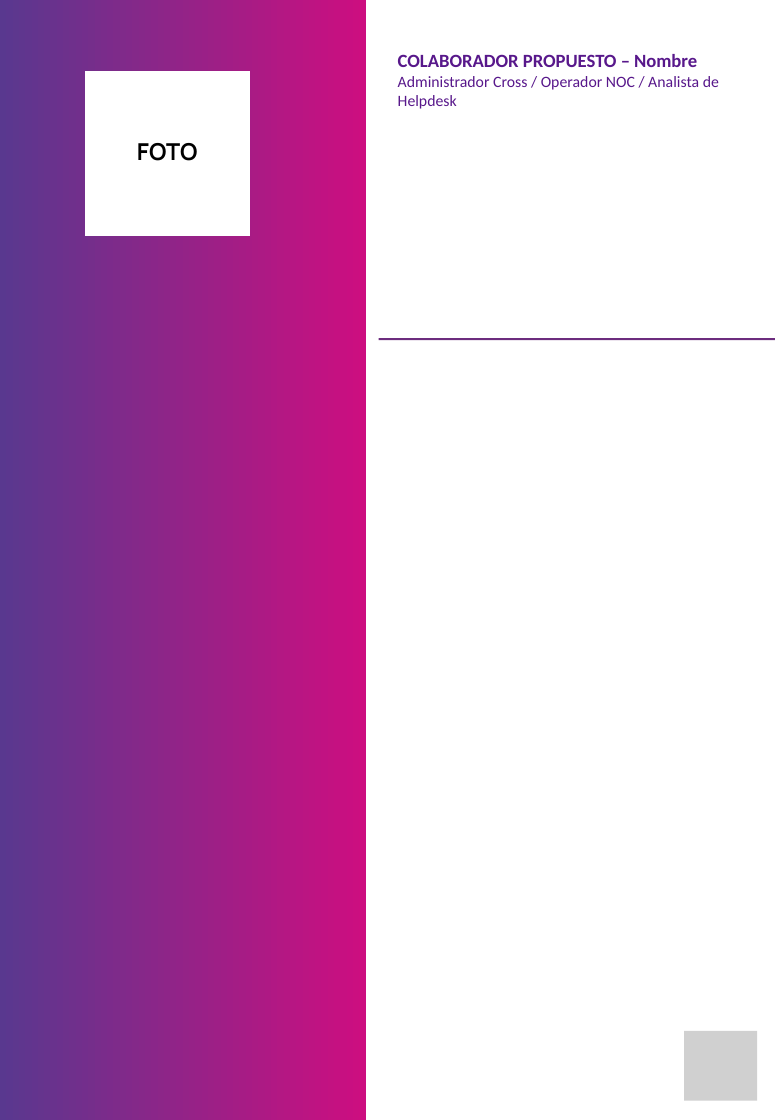
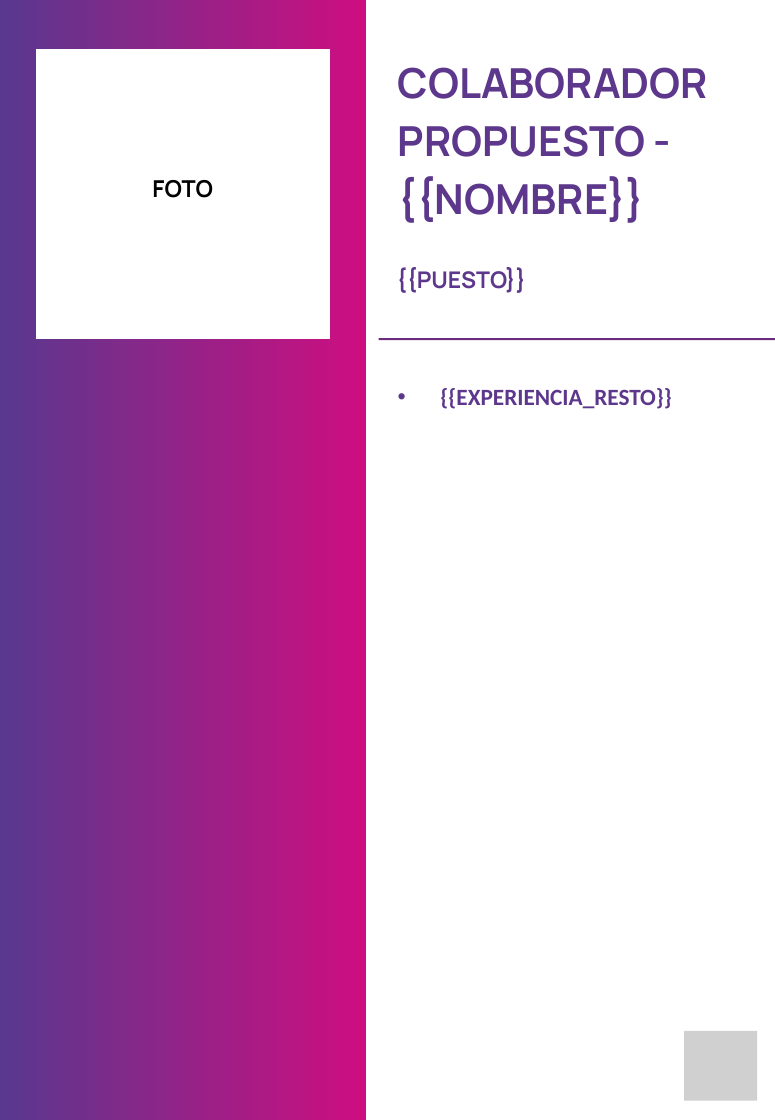
Before and after one commit to gabycanepa/horizon-cv-transformer, a slide deck: slide 2 of CV HORIZON-MODELO 2.pptx. Drawn at 775x1120 pixels with LibreOffice and Linux fonts; fonts in the diff are those of the drawing; grey boxes stand for pictures. Boxes give left, top, right and bottom in pixels: in the first picture for what was removed or moved away, otherwise in the second. Text is boxed around its words. In the diff, an @@ line names an element or a change of style, - is before the commit and + after.

```diff
--- a/CV HORIZON-MODELO 2.pptx
+++ b/CV HORIZON-MODELO 2.pptx
@@ text "FOTO": place and size @@
-text "FOTO" at (137, 143, 198, 161)
+text "FOTO" at (152, 180, 213, 198)
@@ freeform shape: place and size @@
-freeform shape at (85, 71, 250, 237)
+freeform shape at (36, 49, 331, 339)
@@ text at (398, 67, 708, 223): text changed; size 11 to 28.8 pt; font Calibri to Manrope; text colour #58188B to #5C378C; bold on @@
-COLABORADOR PROPUESTO – Nombre
-Administrador Cross / Operador NOC / Analista de Helpdesk
+COLABORADOR PROPUESTO - {{NOMBRE}}
@@ text added at (396, 267, 526, 293), 16 pt, text #5C378C, bold @@
+{{PUESTO}}
@@ text added at (440, 388, 671, 409), 16.2 pt, text #5C378C, bold @@
+• {{EXPERIENCIA_RESTO}}
```
Also in this commit, not shown: 1 other slide changed, 1 slide added, 1 slide removed.
